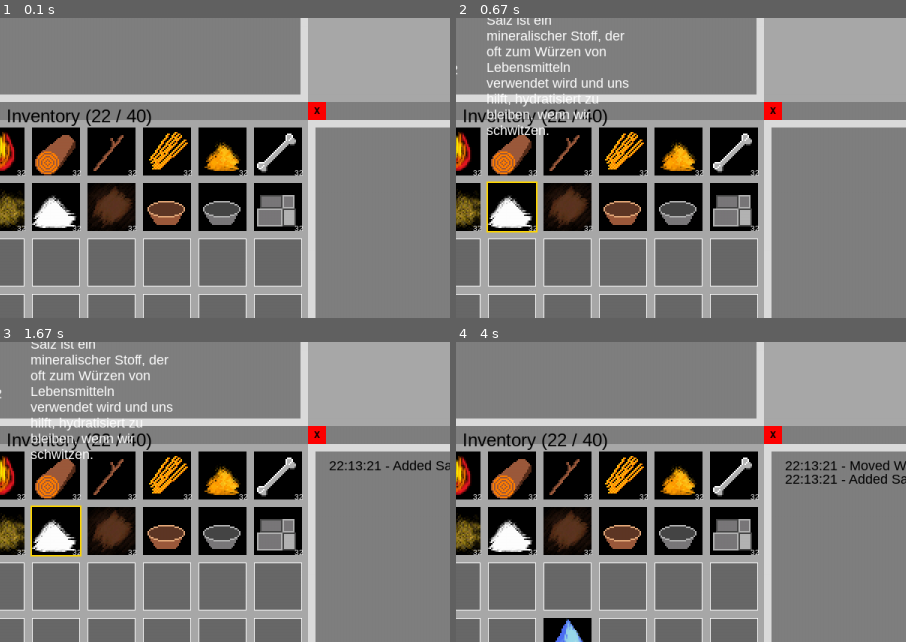
Above: before the commit, frames 1-4 (two rows, left to right).
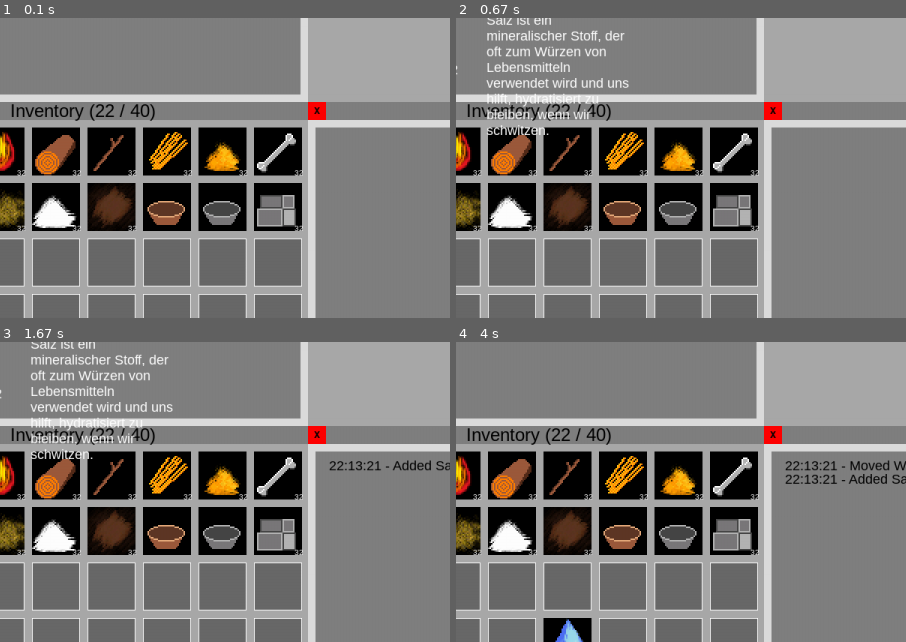
Above: after the commit, the same moments.

Repository: Pappet/CraftingGame_pygame
Game: pygame game, started from CraftingGame/main.py
The game is run twice, just before and just after one commit, with the same random seed, the same clock (stepped at 60 frames per second) and the same inputs.
Inputs (mouse positions are % of the whole screen's width and height, from its top left):
- Up to frame 1 (0.1 s): no input
- Up to frame 2 (0.67 s): press the mouse at (22, 68) at 0.37 s; move the mouse to (20, 70) at 0.47 s; release the mouse at (19, 74) at 0.6 s
- Up to frame 3 (1.67 s): hold R 0.67-1.13 s; hold A 1.17-1.63 s
- Up to frame 4 (4 s): press the mouse at (10, 58) at 1.7 s; move the mouse to (19, 70) at 1.8 s; release the mouse at (28, 82) at 1.93 s; tap X at 2, 3.67 s; press the mouse at (10, 86) at 2.37 s; move the mouse to (48, 49) at 2.47 s; release the mouse at (87, 12) at 2.6 s
The pictures show only the part of the screen within x 16-66%, y 36-86%; the shares and areas given below are measured in that part.

The runs differ from the first frame. In frame 1, 1.0% of the frame differs, in the area x 1-35%, y 28-36%; in frame 2, 1.2%, in the area x 1-35%, y 28-72%; in frame 3, 1.2%; in frame 4, 1.0%.

Commit message:
Refactor: Updating Code for efficiency! And readability. Primary Target was the Inventory.

Diff:
--- a/CraftingGame/menus/Inventory.py
+++ b/CraftingGame/menus/Inventory.py
@@ -39,10 +39,17 @@
     def create_slots(self):
         for row in range(self.rows):
             for col in range(self.cols):
-                x = self.x + col * (self.slot_size +
-                                    self.slot_spacing) + self.edge_spacing
-                y = self.y + row * (self.slot_size +
-                                    self.slot_spacing) + self.title_spacing + self.edge_spacing
+                x = (
+                        self.x
+                        + col * (self.slot_size + self.slot_spacing)
+                        + self.edge_spacing
+                )
+                y = (
+                        self.y
+                        + row * (self.slot_size + self.slot_spacing)
+                        + self.title_spacing
+                        + self.edge_spacing
+                )
                 slot = Slot(x, y, self.slot_size, self.slot_size)
                 self.slots.append(slot)
 
@@ -53,7 +60,7 @@
         return self.slots.index(slot)
 
     def get_slot_at_position(self, pos: Tuple[int, int]) -> Optional[Slot]:
-        for i, slot in enumerate(self.slots):
+        for slot in self.slots:
             if slot.rect.collidepoint(pos):
                 return slot
         return None
@@ -72,45 +79,46 @@
         return len(self.slots)
 
     def get_free_inventory_space(self):
-        index = 0
-        for slot in self.slots:
-            if slot.is_empty():
-                index += 1
-        return index
+        return sum(1 for slot in self.slots if slot.is_empty())
 
     def get_items(self):
         items = {}
         for slot in self.slots:
             if not slot.is_empty():
-                if slot.get_item_in_slot().get_name() not in items:
-                    items[slot.get_item_in_slot().get_name()] = slot.amount
-                else:
-                    items[slot.get_item_in_slot().get_name()] += slot.amount
+                item_name = slot.get_item_in_slot().get_name()
+                if item_name not in items:
+                    items[item_name] = slot.amount
+                else:
+                    items[item_name] += slot.amount
         return items
 
     def get_item_amount(self, name):
         return self.get_items().get(name, 0)
 
     def get_slots_with_item(self, item):
-        slots = []
-        for slot in self.slots:
-            if not slot.is_empty() and slot.get_item_in_slot().id == item.id:
-                slots.append(slot)
-        return slots
+        return [
+            slot
+            for slot in self.slots
+            if not slot.is_empty() and slot.get_item_in_slot().id == item.id
+        ]
 
     def add_item(self, item, amount):
+        # Case 1: Item is stackable
         if item.stackable:
             for slot in self.slots:
+                # Add item to an existing slot with the same item id, if possible
                 if not slot.is_empty() and amount + slot.amount <= self.max_stack_size:
-                    if slot.item.id == item.id and not None:
+                    if slot.item.id == item.id:
                         slot.add_item(item, amount)
                         return True
+                # Add item to an empty slot
                 else:
                     if slot.is_empty():
                         if amount + slot.amount <= self.max_stack_size:
                             slot.add_item(item, amount)
                             return True
                         else:
+                            # Add items to multiple slots if needed
                             if self.get_free_inventory_space() >= math.ceil(amount / self.max_stack_size):
                                 amount_diff = amount
                                 while amount_diff > 0:
@@ -123,12 +131,15 @@
                                         next_slot.add_item(item, amount_diff)
                                         amount_diff -= amount_diff
                                         return True
+        # Case 2: Item is not stackable
         else:
+            # Add a single item to an empty slot
             if amount == 1:
                 for slot in self.slots:
                     if slot.is_empty():
                         slot.add_item(item, 1)
                         return True
+            # Add multiple items to separate slots
             else:
                 if self.get_free_inventory_space() > amount:
                     for i in range(amount):
@@ -137,71 +148,64 @@
                                 slot.add_item(item, 1)
                                 break
                     return True
+                # Cannot add items, not enough space in the inventory
                 else:
                     self.message_menu.add_message("To many items for the inventory!")
                     return False
         return False
 
     def remove_item(self, item, amount):
+        # Check if there are enough items in the inventory
+        if self.get_item_amount(item.name) < amount:
+            self.message_menu.add_message("Not enough Items in Inventory")
+            return False
+
+        # Get the list of slots containing the item
+        slots_with_item = reversed(self.get_slots_with_item(item))
+
+        # Case 1: Item is stackable
         if item.stackable:
-            if self.get_item_amount(item.name) >= amount:
-                if amount > self.max_stack_size:
-                    amount_diff = amount
-                    for slot in reversed(self.get_slots_with_item(item)):
-                        if amount_diff > self.max_stack_size:
-                            self.message_menu.add_message(f"{slot.item.name} removed.")
-                            slot.remove_item(self.max_stack_size)
-                            amount_diff -= self.max_stack_size
-                        else:
-                            slot.remove_item(amount_diff)
+            remaining_amount = amount
+            for slot in slots_with_item:
+                # Remove as many items as possible from the current slot
+                if remaining_amount > slot.amount:
+                    remaining_amount -= slot.amount
+                    slot.remove_item(slot.amount)
+                else:
+                    slot.remove_item(remaining_amount)
                     return True
-                else:
-                    for slot in reversed(self.slots):
-                        if not slot.is_empty():
-                            if slot.item.id == item.id:
-                                slot.remove_item(amount)
-                                return True
-            else:
-                self.message_menu.add_message("Not enough Items in Inventory")
-                return False
+
+        # Case 2: Item is not stackable
         else:
-            if self.get_item_amount(item.name) >= amount:
-                if amount > 1:
-                    # More than 1 item to remove
-                    amount_diff = amount
-                    for slot in reversed(self.get_slots_with_item(item)):
-                        if amount_diff > 0:
-                            slot.remove_item(1)
-                            amount_diff -= 1
-                        else:
-                            break
-                    return True
-                else:
-                    # Only 1 item to remove
-                    for slot in reversed(self.slots):
-                        if not slot.is_empty():
-                            if slot.get_item_in_slot().id == item.id:
-                                slot.remove_item(1)
-                                return True
-            else:
-                self.message_menu.add_message("Not enough Items in Inventory")
-                return False
+            remaining_amount = amount
+            for slot in slots_with_item:
+                # Remove one item from each slot until the desired amount is removed
+                if remaining_amount > 0:
+                    slot.remove_item(1)
+                    remaining_amount -= 1
+                else:
+                    break
+            return True
+
         return False
 
     def move_item(self, from_slot: Slot, to_slot: Slot) -> None:
         from_item = from_slot.item
         to_item = to_slot.item
+
         if from_item is not None:
+            # Case 1: Move item to an empty slot
             if to_slot.is_empty():
-                # Move item from source slot to target slot
                 to_slot.item = from_item
                 from_slot.item = None
                 to_slot.amount = from_slot.amount
                 from_slot.amount = 0
                 self.message_menu.add_message(f"Moved {to_slot.item.name} ({to_slot.amount}) to an empty slot.")
+
+            # Case 2: Merge stackable items with the same id
             elif from_item.id == to_item.id and from_item.stackable:
-                # Increment item count if the items are stackable and have the same id
                 total_amount = from_slot.amount + to_slot.amount
+
                 if total_amount <= self.max_stack_size:
                     to_slot.amount = total_amount
                     from_slot.item = None
@@ -211,42 +215,111 @@
                     diff = total_amount - self.max_stack_size
                     to_slot.amount = self.max_stack_size
                     from_slot.amount = diff
-                    self.message_menu.add_message(f"Added {self.max_stack_size} of {from_item.name} to the slot. {diff} remaining in the other slot.")
+                    self.message_menu.add_message(
+                        f"Added {self.max_stack_size} of {from_item.name} to the slot. {diff} remaining in the other slot.")
+
+            # Case 3: Swap items between slots
             else:
-                # Swap items between source slot and target slot
-                to_slot_amount_buffer = to_slot.amount
-                from_slot_amount_buffer = from_slot.amount
+                to_slot_buffer_amount = to_slot.amount
+                from_slot_buffer_amount = from_slot.amount
 
                 to_slot.item = from_item
-                to_slot.amount = from_slot_amount_buffer
+                to_slot.amount = from_slot_buffer_amount
                 from_slot.item = to_item
-                from_slot.amount = to_slot_amount_buffer
-                self.message_menu.add_message(f"Swapped {from_item.name} ({from_slot_amount_buffer}) with {to_item.name} ({to_slot_amount_buffer})")
+                from_slot.amount = to_slot_buffer_amount
+                self.message_menu.add_message(
+                    f"Swapped {from_item.name} ({from_slot_buffer_amount}) with {to_item.name} ({to_slot_buffer_amount})")
 
     def draw(self, surface):
         if self.active:
+            # Fill the background and draw it on the surface
             self.image.fill(self.bg_color)
             bg_rect = self.image.get_rect(topleft=(self.x, self.y))
             pygame.draw.rect(surface, self.bg_color, bg_rect)
 
-            # draw the Inventory title with additional information
+            # Draw the Inventory title with additional information
             pygame.draw.rect(surface, color.gray, (self.x, self.y, self.width, self.title_spacing))
-            title_surface = self.font.render(
-                f"{self.title} ({self.get_free_inventory_space()} / {self.get_inventory_space()})", True, color.black)
-            surface.blit(title_surface, (self.x - (title_surface.get_width() / 2) +
-                                         (self.width / 2) - (self.edge_spacing / 2), self.y + (self.edge_spacing / 2)))
-
-            # draw the slots
+            title_text = f"{self.title} ({self.get_free_inventory_space()} / {self.get_inventory_space()})"
+            title_surface = self.font.render(title_text, True, color.black)
+
+            # Calculate title position
+            title_x = self.x + (self.width - title_surface.get_width()) // 2
+            title_y = self.y + (self.title_spacing - title_surface.get_height()) // 2
+            surface.blit(title_surface, (title_x, title_y))
+
+            # Draw the slots
             for slot in self.slots:
                 slot.draw(surface)
 
             # Render the dragging image surface at the mouse position
             if self.dragging_image is not None:
-                mouse_pos = pygame.mouse.get_pos()
-                x, y = mouse_pos[0] - self.dragging_image.get_width() / 2, mouse_pos[
-                    1] - self.dragging_image.get_height() / 2
+                mouse_x, mouse_y = pygame.mouse.get_pos()
+                x, y = mouse_x - self.dragging_image.get_width() // 2, mouse_y - self.dragging_image.get_height() // 2
                 surface.blit(self.dragging_image, (x, y))
 
+    def update(self, event):
+        if event.type == pygame.KEYDOWN:
+            if self.active:
+                # Testing the inventory - add and remove a test item
+                if event.key == pygame.K_a:
+                    # Add an item to the inventory if there is free space and a selected slot with an item
+                    if self.get_free_inventory_space() > 0 and not self.selected_slot.is_empty():
+                        self.add_item(self.selected_slot.item, 1)
+                        self.message_menu.add_message(f"Added {self.selected_slot.item.name} to inventory")
+                elif event.key == pygame.K_r:
+                    # Remove an item from the inventory if there is an item in a selected slot
+                    if self.get_free_inventory_space() < self.get_inventory_space() and self.selected_slot:
+                        if not self.remove_item(self.selected_slot.get_item_in_slot(), 1):
+                            self.selected_slot = None
+            # Toggle the inventory menu visibility
+            if event.key == pygame.K_x:
+                self.toggle_menu()
+                if not self.active and self.selected_slot:
+                    self.selected_slot.selected = False
+                    self.selected_slot = None
+
+        elif event.type == pygame.MOUSEBUTTONDOWN:
+            if self.active and event.button == 1:  # Check if left mouse button was pressed
+                pos = pygame.mouse.get_pos()
+                clicked_slot = self.get_slot_at_position(pos)
+
+                # Select the clicked slot and set the dragging image if the slot has an item
+                if clicked_slot is not None:
+                    self.selected_slot = clicked_slot
+                    if not clicked_slot.is_empty():
+                        self.dragging_image = clicked_slot.get_item_in_slot().get_image()
+
+        elif event.type == pygame.MOUSEBUTTONUP:
+            if event.button == 1:
+                pos = pygame.mouse.get_pos()
+                released_slot = self.get_slot_at_position(pos)
+
+                # Move the item from the selected slot to the released slot if they are different slots and the dragging image exists
+                if released_slot is not None and released_slot != self.selected_slot and self.dragging_image:
+                    self.move_item(self.selected_slot, released_slot)
+                    self.selected_slot.selected = False
+                    released_slot.selected = True
+                    self.selected_slot = released_slot
+                self.dragging_image = None
+
+        elif event.type == pygame.MOUSEMOTION:
+            pos = pygame.mouse.get_pos()
+            hovering_slot = self.get_slot_at_position(pos)
+
+            # Update the hovering slot status when dragging an item
+            if self.dragging_image is not None:
+                if self.hovering_slot is None and hovering_slot is not None:
+                    self.hovering_slot = hovering_slot
+                    self.hovering_slot.hovering = True
+                elif self.hovering_slot != hovering_slot:
+                    self.hovering_slot.hovering = False
+                    self.hovering_slot = hovering_slot
+            else:
+                if self.hovering_slot is not None:
+                    self.hovering_slot.hovering = False
+                    self.hovering_slot = None
+
+    """
     def update(self, event):
         if event.type == pygame.KEYDOWN:
             if self.active:
@@ -318,3 +391,4 @@
                 if self.hovering_slot is not None:
                     self.hovering_slot.hovering = False
                     self.hovering_slot = None
+    """
